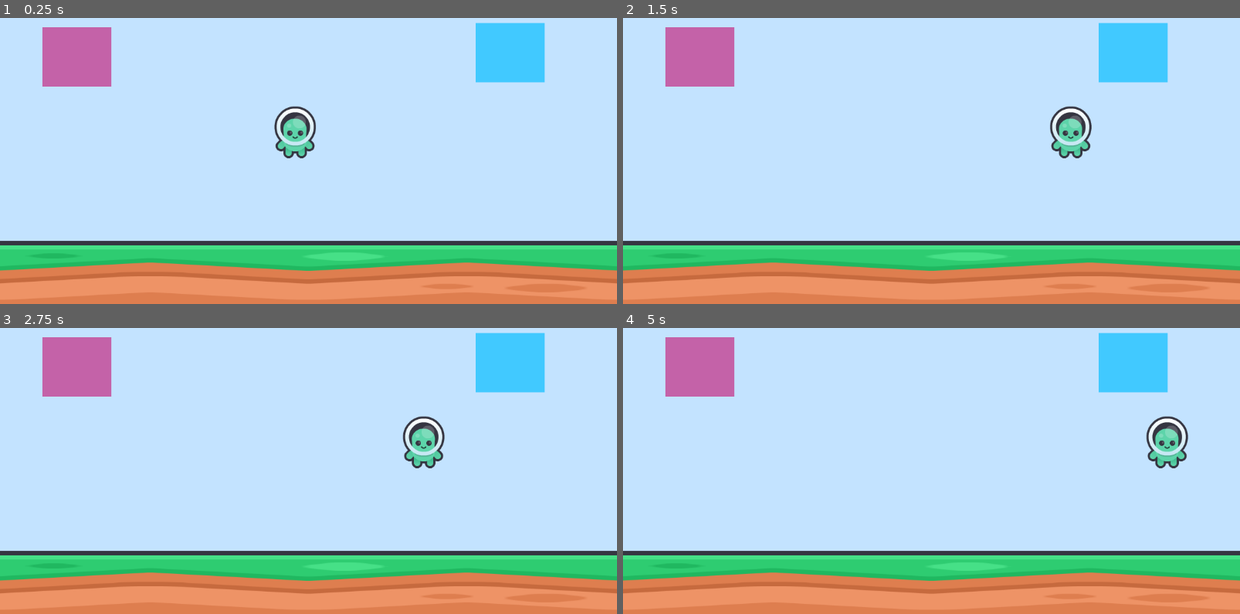
Above: before the commit, frames 1-4 (two rows, left to right).
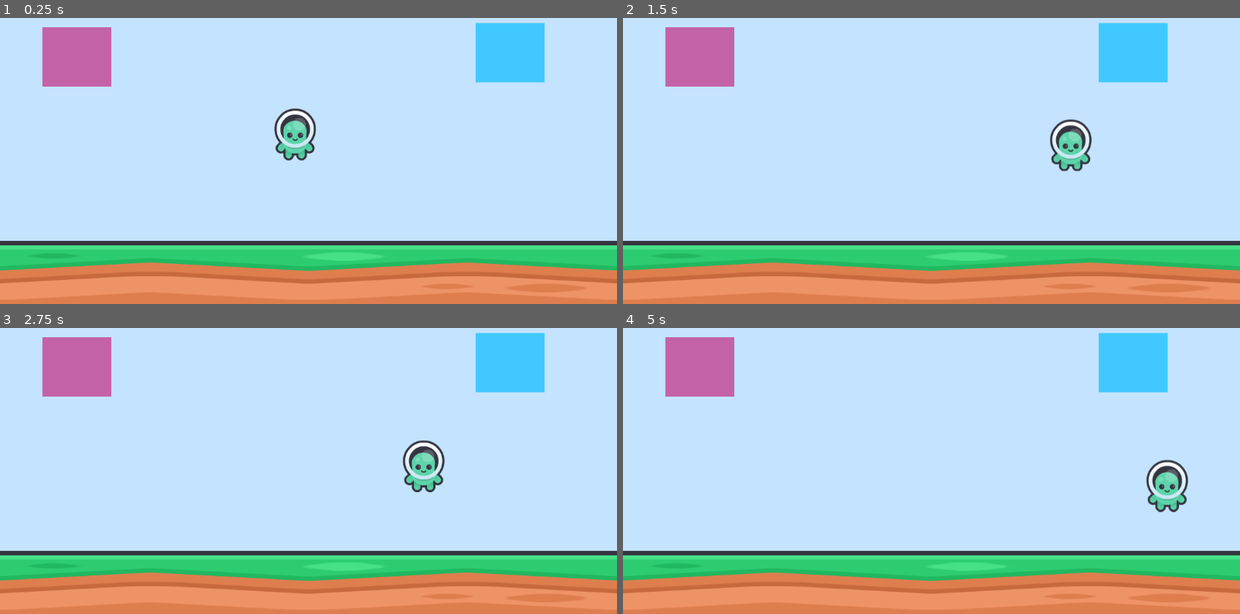
Above: after the commit, the same moments.

Repository: ShayLuan/GameDevTest
Game: Godot game, scene res://Example2World/Scenes/area_2d.tscn
The game is run twice, just before and just after one commit, with the same random seed, the same clock (stepped at 60 frames per second) and the same inputs. This scene is started directly instead of the project's main scene.
Inputs:
- Up to frame 1 (0.25 s): no input
- Up to frame 2 (1.5 s): tap Enter (ui_accept) at 0.5, 0.77 s; hold Right (ui_right) from 0.53 s (still down)
- Up to frame 3 (2.75 s): tap Enter (ui_accept) at 1.52 s; release Right (ui_right) at 2.03 s; hold Left (ui_left) from 2.03 s (still down)
- Up to frame 4 (5 s): release Left (ui_left) at 2.78 s; hold Right (ui_right) 2.78-4.28 s; tap Enter (ui_accept) at 3.02, 3.77, 4.52 s; hold Left (ui_left) from 4.28 s (still down)

The runs differ from the first frame. In frame 1, 0.6% of the frame differs, in the area x 44-52%, y 30-50%; in frame 2, 1.2%; in frame 3, 1.4%; in frame 4, 1.8%, in the area x 84-92%, y 30-65%.

Commit message:
gravity added

Diff:
--- a/Signals/signals/Example2World/Player/character.gd
+++ b/Signals/signals/Example2World/Player/character.gd
@@ -2,7 +2,7 @@
 
 @onready var player: Sprite2D = $Player
 
-
+var GRAVITY: float = ProjectSettings.get_setting("physics/2d/default_gravity")
 const MOVE_SPEED: float = 300.0
 
 # Called when the node enters the scene tree for the first time.
@@ -12,6 +12,9 @@
 
 # Called every frame. 'delta' is the elapsed time since the previous frame.
 func _physics_process(delta: float) -> void:
+	########################################################
+	################# DIRECTIONAL MOVEMENT #################
+	########################################################
 	var direction_x := Input.get_axis("ui_left", "ui_right")
 	var direction_y := Input.get_axis("ui_up", "ui_down")
 
@@ -25,4 +28,11 @@
 		velocity.y = direction_y * MOVE_SPEED
 	else:
 		velocity.y = move_toward(velocity.y, 0, MOVE_SPEED)
+
+	########################################################
+	##################### GRAVITY ##########################
+	########################################################
+	if not is_on_floor():
+		velocity.y += GRAVITY * delta
+
 	move_and_slide()
